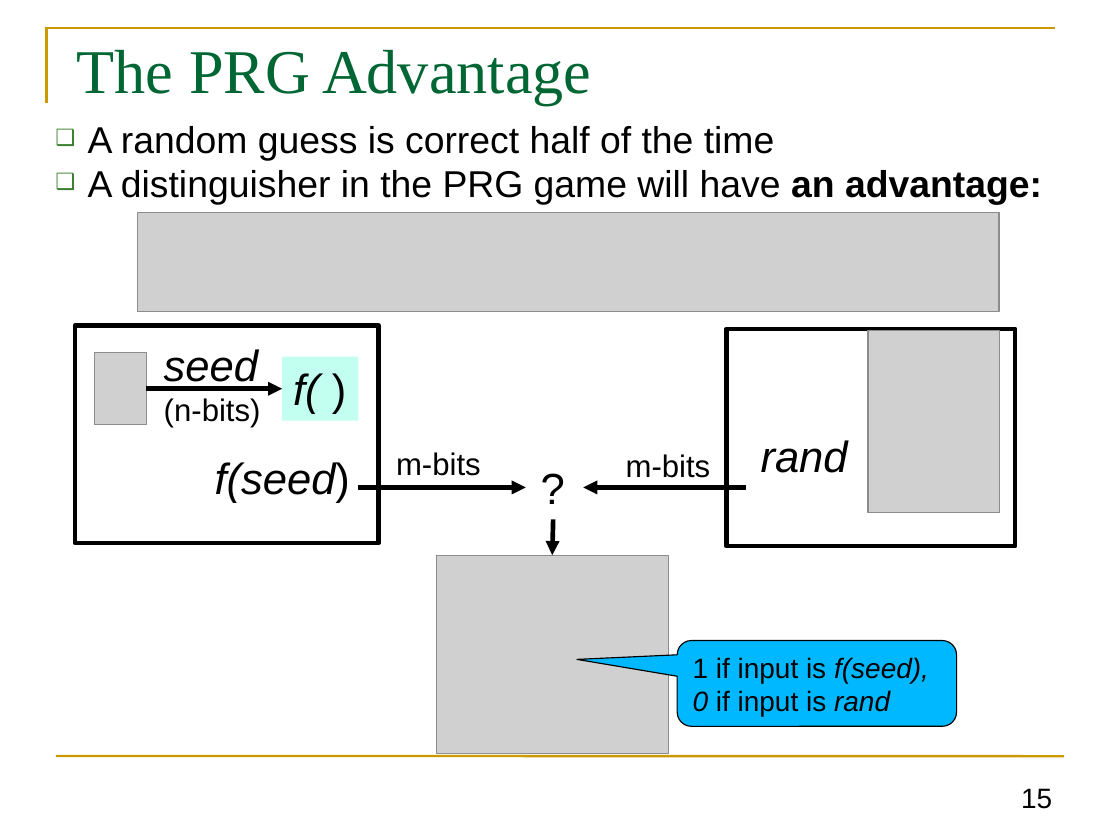
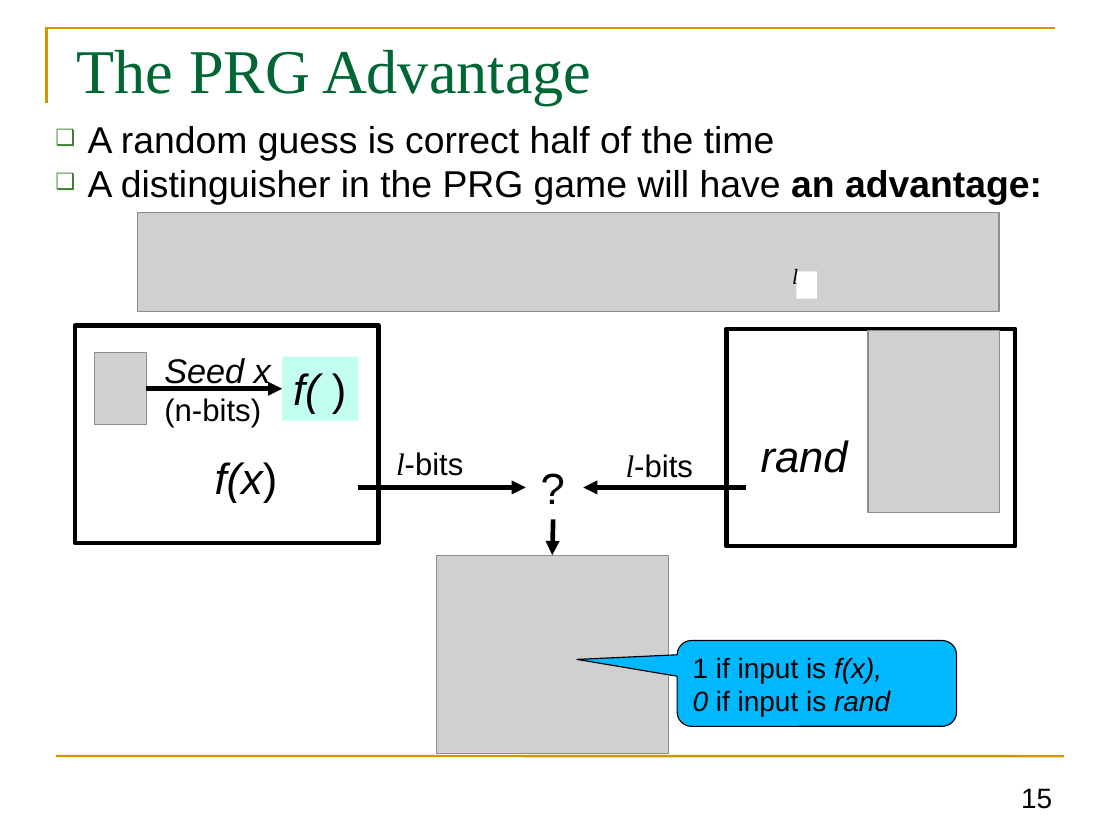
Before and after one commit to GhadaAlmashaqbeh/GhadaAlmashaqbeh.github.io, a slide deck: slide 15 of courses/cse3400-f2026/lecture3.pptx. Drawn at 1120x840 pixels with LibreOffice and Linux fonts; fonts in the diff are those of the drawing; grey boxes stand for pictures. Boxes give left, top, right and bottom in pixels: in the first picture for what was removed or moved away, otherwise in the second. Text is boxed around its words. In the diff, an @@ line names an element or a change of style, - is before the commit and + after.

```diff
--- a/courses/cse3400-f2026/lecture3.pptx
+++ b/courses/cse3400-f2026/lecture3.pptx
@@ text added at bbox=[792, 269, 798, 289], 14 pt, text #000000, italic @@
+l
@@ rectangle added at bbox=[796, 271, 816, 298], fill #FFFFFF @@
@@ text at bbox=[164, 358, 271, 427]: text changed @@
-seed
-(n-bits)
+Seed x
+(n-bits)
@@ text at bbox=[215, 462, 278, 503]: text changed @@
-f(seed)
+f(x)
@@ text at bbox=[396, 452, 463, 476]: text changed @@
-m-bits
+l-bits
@@ text at bbox=[626, 454, 693, 478]: text changed @@
-m-bits
+l-bits
@@ text in rounded speech box at bbox=[693, 657, 882, 683]: text changed @@
-1 if input is f(seed),
+1 if input is f(x),
```
Also in this commit, not shown: 19 other slides changed, 5 other files.
